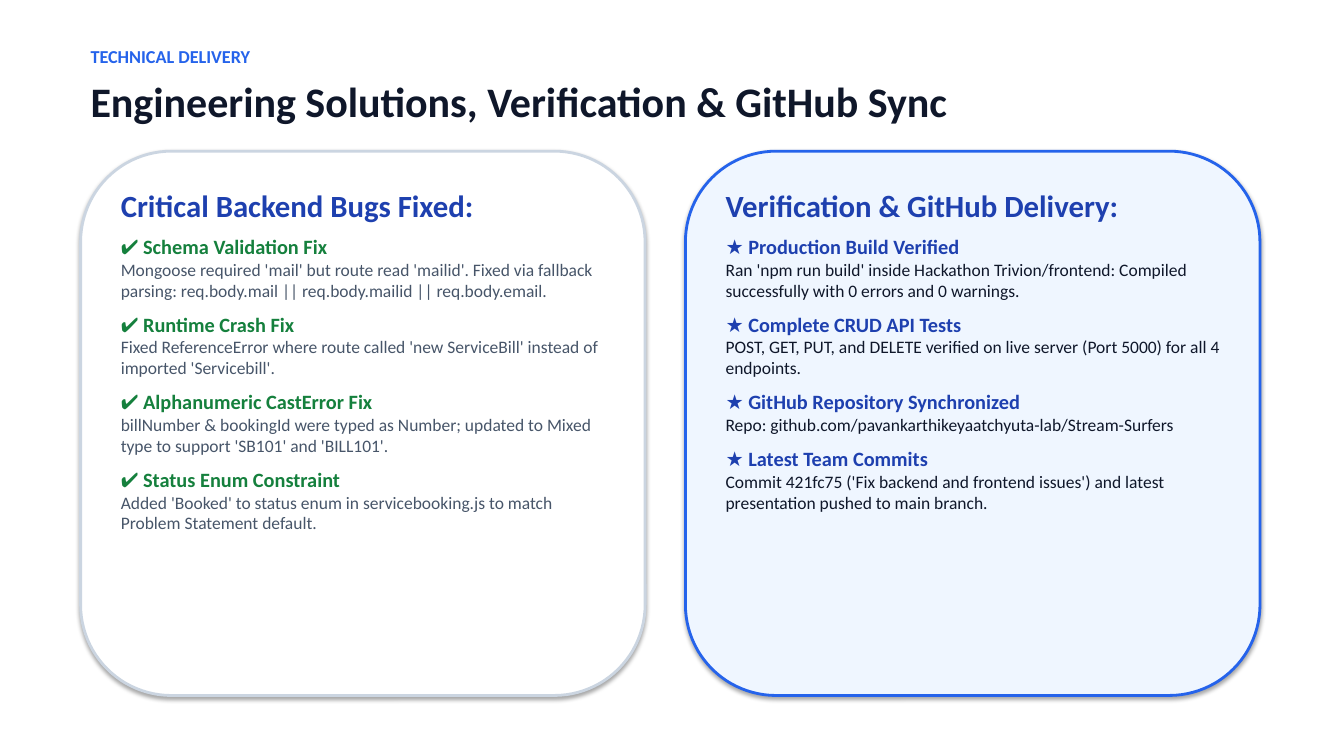
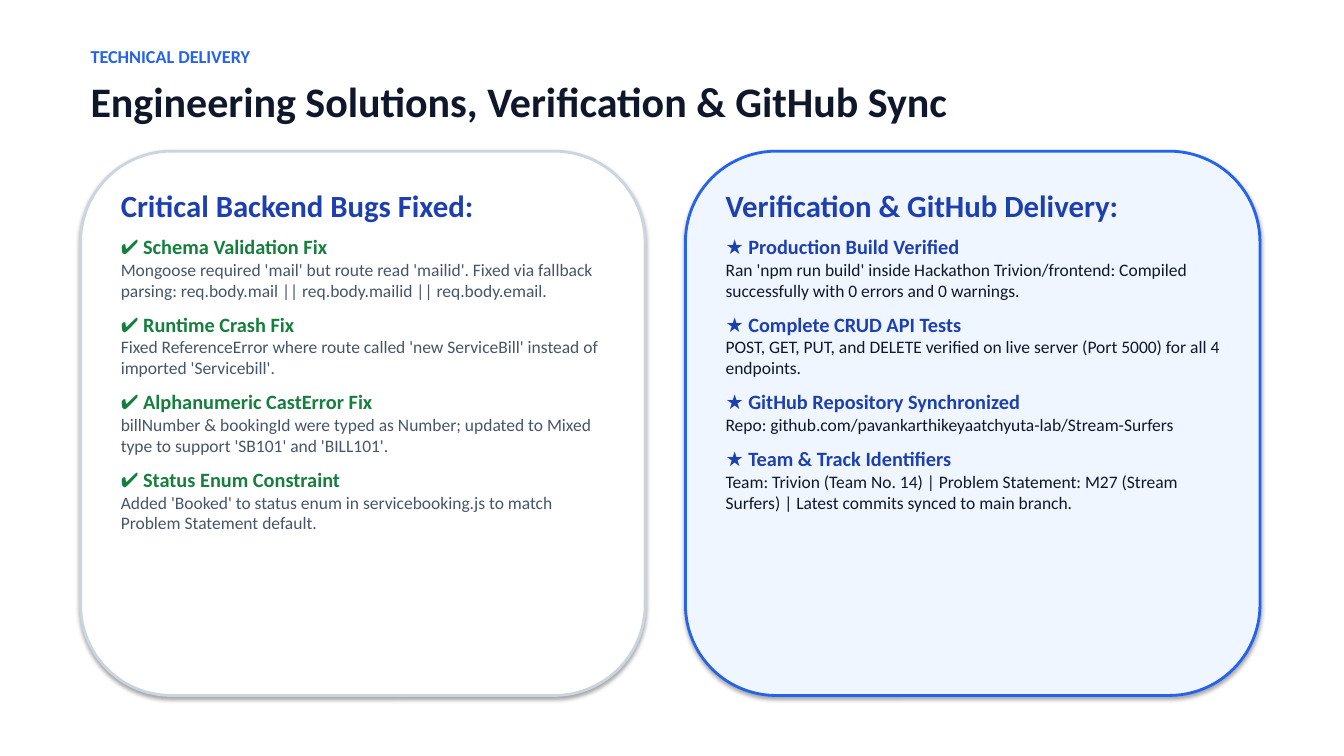
Before and after one commit to pavankarthikeyaatchyuta-lab/Stream-Surfers, a slide deck: slide 5 of Hackathon Trivion/Vehicle_Service_Center_M27_Presentation.pptx. Drawn at 1344x756 pixels with LibreOffice and Linux fonts; fonts in the diff are those of the drawing. Boxes give left, top, right and bottom in pixels: in the first picture for what was removed or moved away, otherwise in the second. Text is boxed around its words. In the diff, an @@ line names an element or a change of style, - is before the commit and + after.

Commit message:
Update official presentation and README with Team No. 14, Team Name Trivion, and PS Stream Surfers M27

```diff
--- a/Hackathon Trivion/Vehicle_Service_Center_M27_Presentation.pptx
+++ b/Hackathon Trivion/Vehicle_Service_Center_M27_Presentation.pptx
@@ text at [726,451,1178,512]: text changed @@
-★ Latest Team Commits
-Commit 421fc75 ('Fix backend and frontend issues') and latest presentation pushed to main branch.
+★ Team & Track Identifiers
+Team: Trivion (Team No. 14) | Problem Statement: M27 (Stream Surfers) | Latest commits synced to main branch.
```
Also in this commit, not shown: 1 other slide changed, 3 other files.
